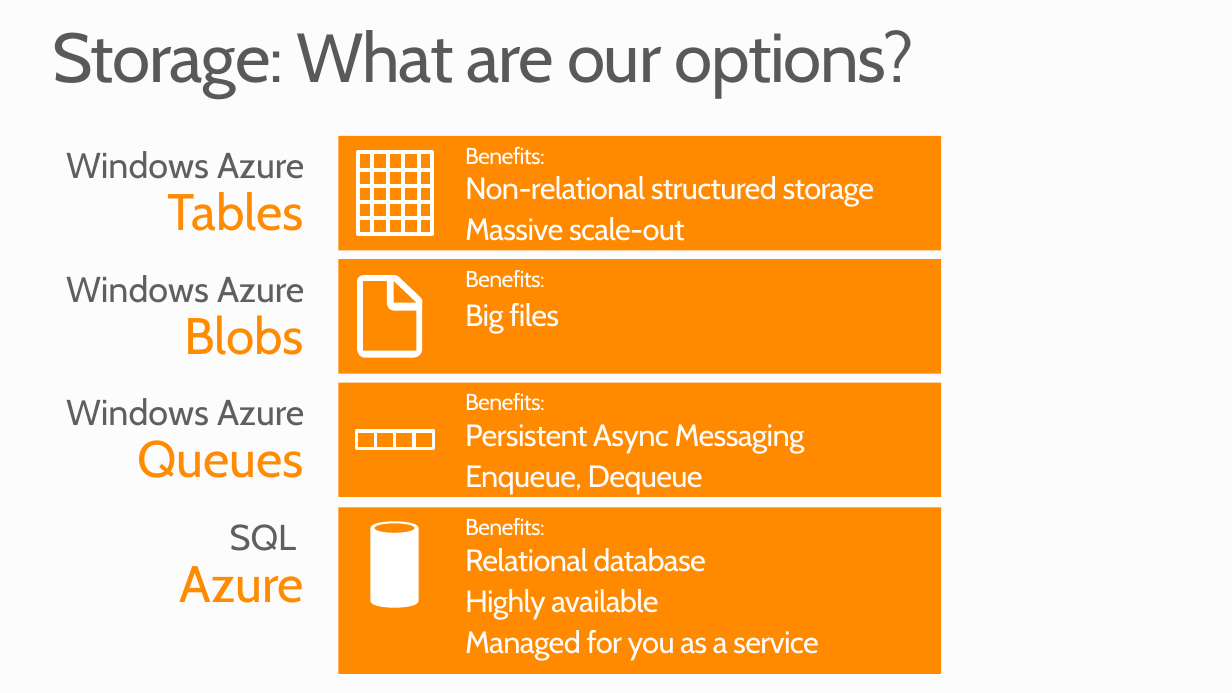
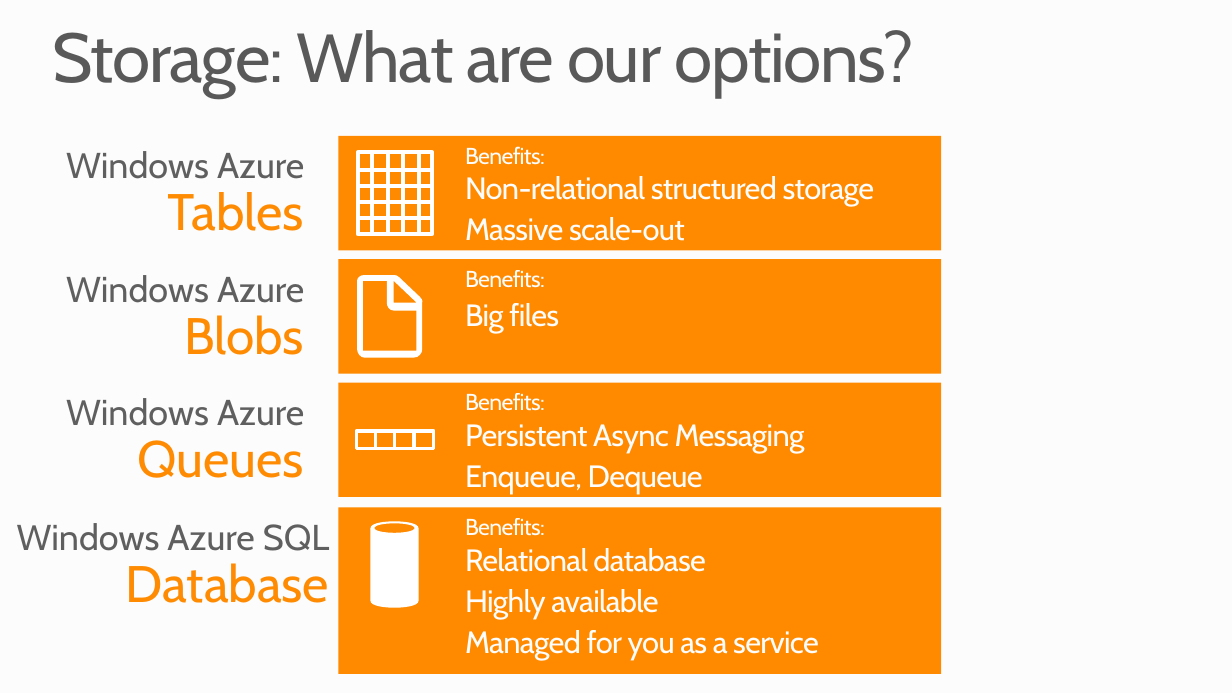
Before and after one commit to mwasham/WATK-Presentations, a slide deck: slide 9 of BuildingDeviceAndCloudApplications/BuildingDeviceAndCloudApplications.pptx. Drawn at 1232x693 pixels with LibreOffice and Linux fonts; fonts in the diff are those of the drawing; background and template pictures are left out. Boxes give left, top, right and bottom in pixels: in the first picture for what was removed or moved away, otherwise in the second. Text is boxed around its words. In the diff, an @@ line names an element or a change of style, - is before the commit and + after.

```diff
--- a/BuildingDeviceAndCloudApplications/BuildingDeviceAndCloudApplications.pptx
+++ b/BuildingDeviceAndCloudApplications/BuildingDeviceAndCloudApplications.pptx
@@ text at bbox=[17, 523, 330, 603]: text changed; size 40 to 28 pt; text colour #FF8A00 to #5E5E5E @@
-SQL
-Azure
+Windows Azure SQL
+Database
```
Also in this commit, not shown: 5 other slides changed, 1 other file.
